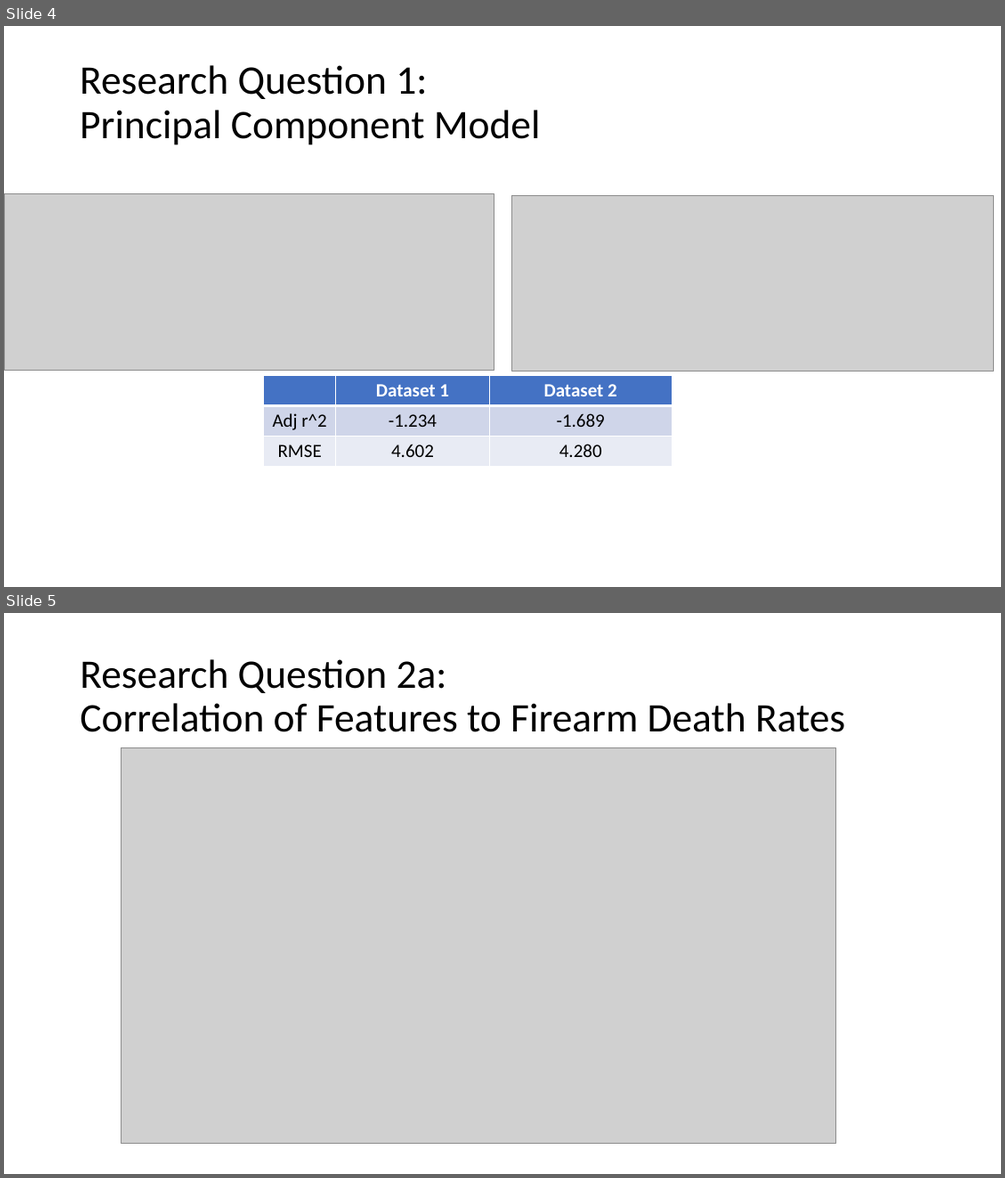
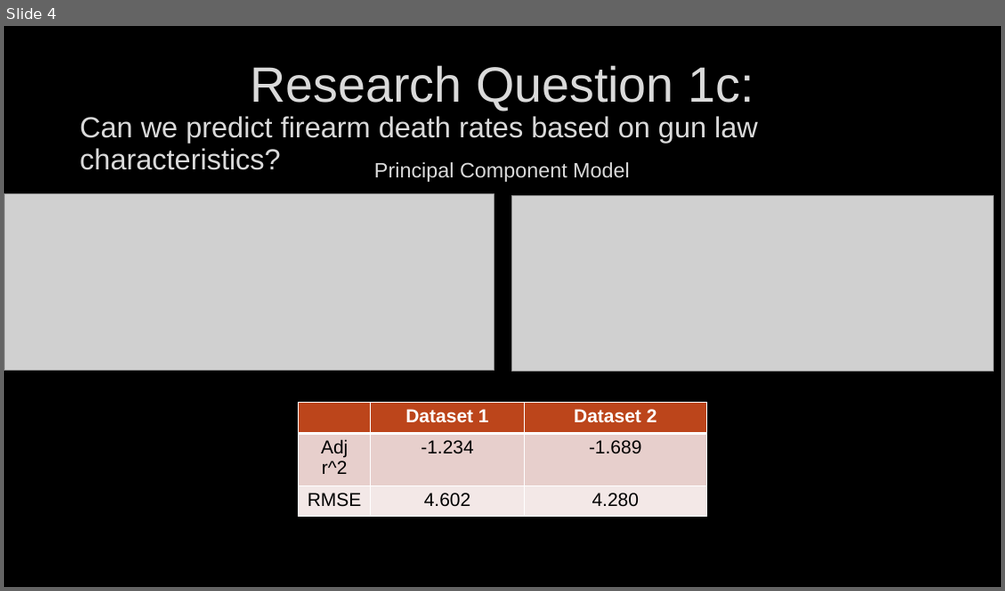
Before and after one commit to chloeob74/ML-Final-Project, a slide deck: slide deck_final.pptx. Shown one above the other, each under a label of ours: slides 4 and 5 before the commit, slide 4 after it. The pictures are 1005x1178 and 1005x591 pixels, drawn with LibreOffice and Linux fonts; fonts in the diff are those of the drawing; grey boxes stand for pictures; background and template pictures are left out. Boxes give left, top, right and bottom in pixels: in the first picture for what was removed or moved away, otherwise in the second. Text is boxed around its words. In the diff, an @@ line names an element or a change of style, - is before the commit and + after.

```diff
--- a/slide deck_final.pptx
+++ b/slide deck_final.pptx
@@ slide 5 removed at [4,613,1001,1174], background #FFFFFF @@
@@ title removed at [80,659,845,732] @@
-Research Question 2a:
-Correlation of Features to Firearm Death Rates
@@ picture removed at [121,747,835,1143] @@
@@ slide 4 changed as well @@
@@ background #FFFFFF to picture (left out) @@
@@ text at [80,65,758,170]: text changed; size 39 to 27.9 pt; font Calibri to Arial; text colour #000000 to #DADADA @@
-Research Question 1:
-Principal Component Model
+Research Question 1c:
+Can we predict firearm death rates based on gun law characteristics?
@@ text added at [374,162,630,182], 20 pt, text #DADADA @@
+Principal Component Model
@@ table at [298,402,706,516] @@
@@ fill #4472C4 to #BC451B in row 1 @@
@@ fill #CFD5EA to #E7CFCD in row 2 @@
@@ fill #E9EBF5 to #F3E9E8 in row 3 @@
@@ font Calibri to Arial @@
@@ table: place and size @@
-table at [264,375,672,467]
+table at [298,402,706,516]
```
Also in this commit, not shown: 8 other slides changed, 1 other file.
